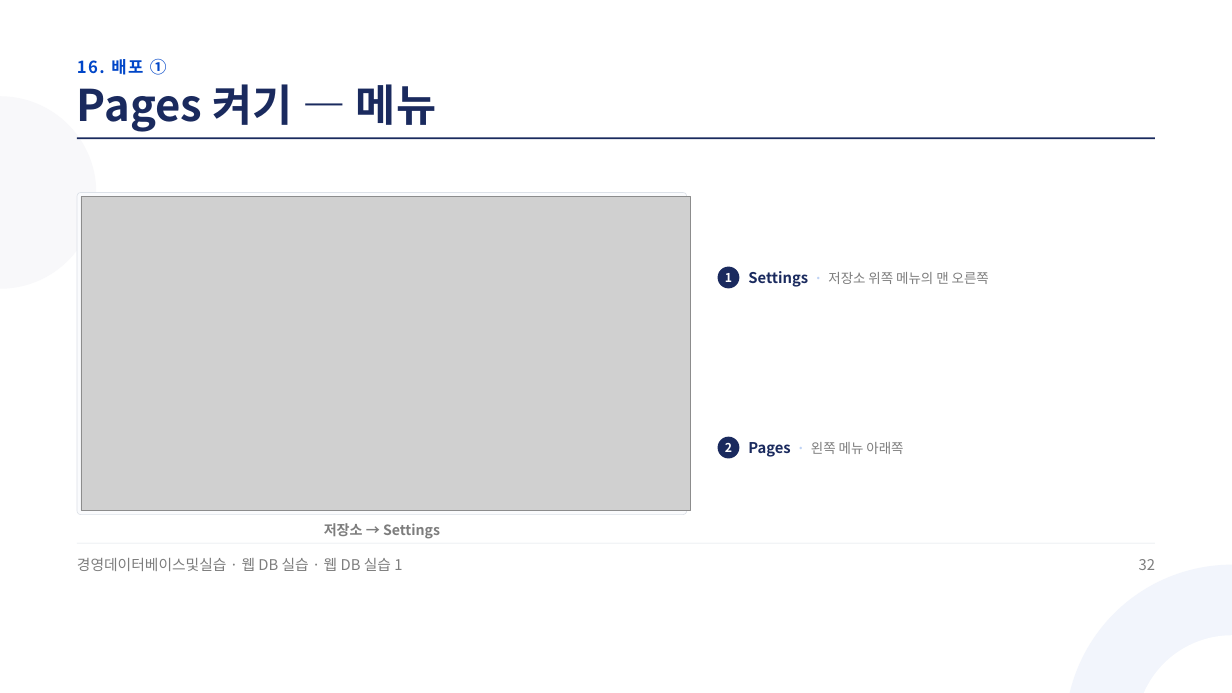
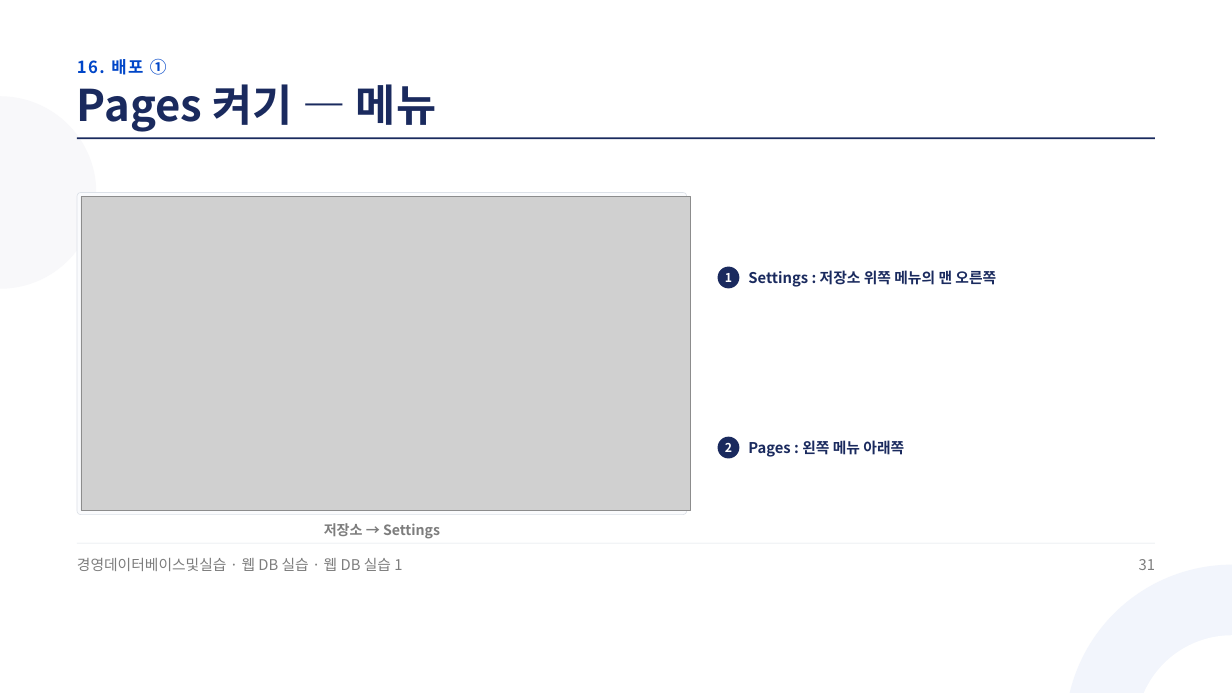
Before and after one commit to jungaistar/materials, a slide deck: slide 31 of koreatech-db/webdb/웹DB실습1_GitHub에_내_쇼핑몰_올리기.pptx (slide 32 before the commit). Drawn at 1232x693 pixels with LibreOffice and Linux fonts; fonts in the diff are those of the drawing; grey boxes stand for pictures. Boxes give left, top, right and bottom in pixels: in the first picture for what was removed or moved away, otherwise in the second. Text is boxed around its words. In the diff, an @@ line names an element or a change of style, - is before the commit and + after.

```diff
--- a/koreatech-db/webdb/웹DB실습1_GitHub에_내_쇼핑몰_올리기.pptx
+++ b/koreatech-db/webdb/웹DB실습1_GitHub에_내_쇼핑몰_올리기.pptx
@@ text at (748, 270, 996, 287): text changed; size 15.8 to 17.2 pt; text colour #7D7D7D to #1A2A5E; bold on @@
-Settings · 저장소 위쪽 메뉴의 맨 오른쪽
+Settings : 저장소 위쪽 메뉴의 맨 오른쪽
@@ text at (748, 440, 904, 457): text changed; size 15.8 to 17.2 pt; text colour #7D7D7D to #1A2A5E; bold on @@
-Pages · 왼쪽 메뉴 아래쪽
+Pages : 왼쪽 메뉴 아래쪽
@@ text at (1139, 559, 1155, 570): text changed @@
-32
+31
```
Also in this commit, not shown: 29 other slides changed, 1 slide removed.
